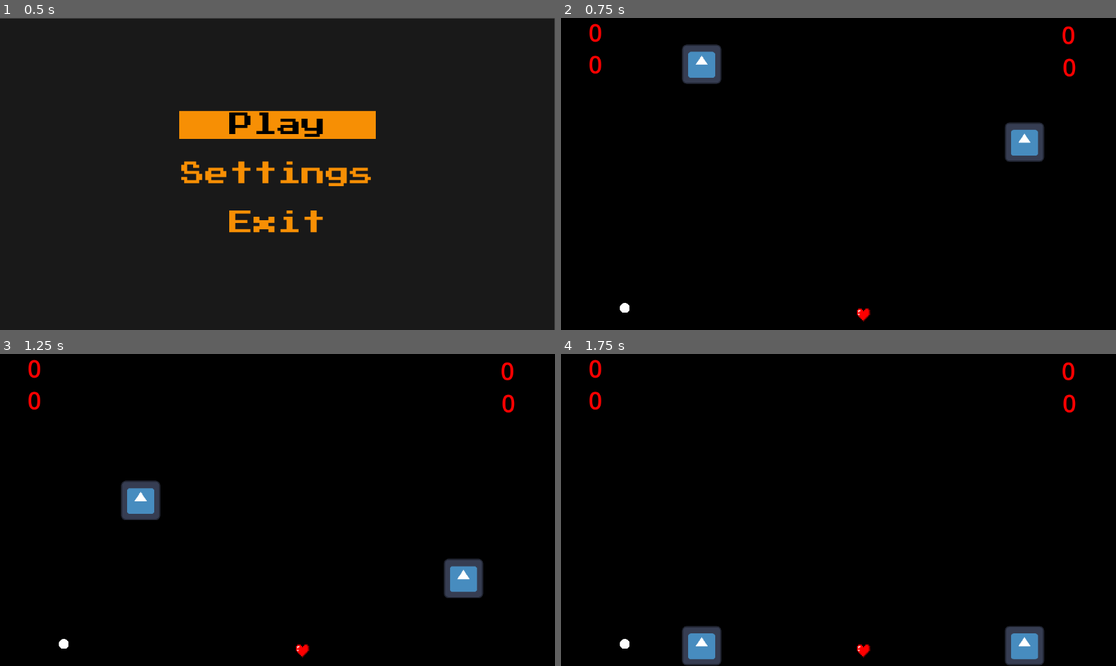
Above: before the commit, frames 1-4 (two rows, left to right).
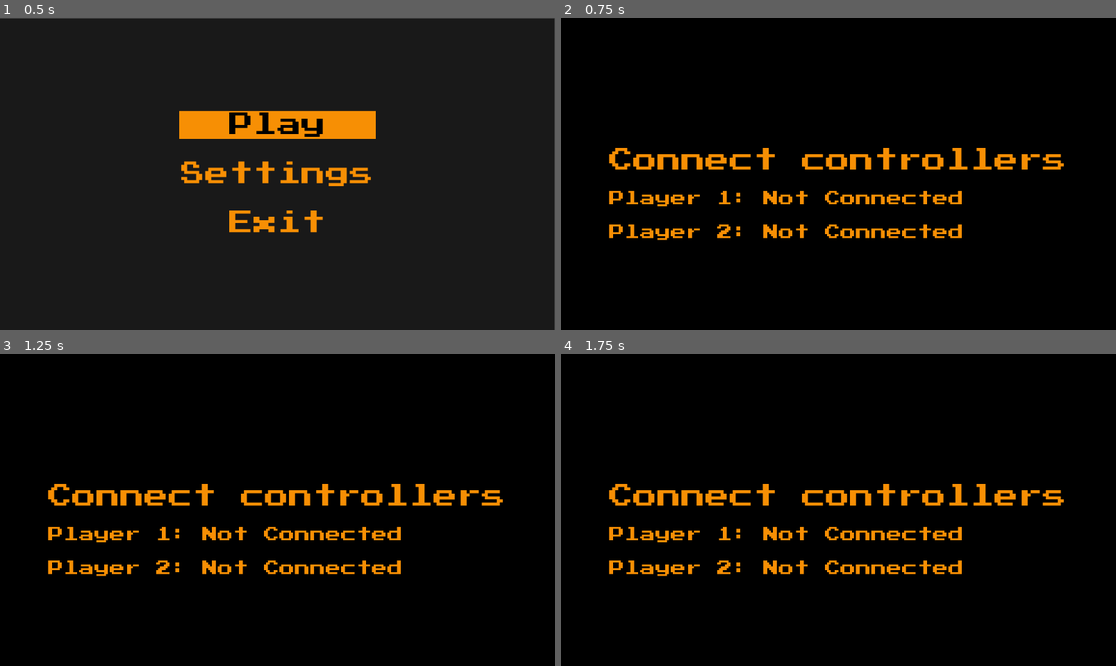
Above: after the commit, the same moments.

Repository: Jakub-Stankiewicz/platformer
Game: Godot game, scene res://scenes/menus/menu.tscn
The game is run twice, just before and just after one commit, with the same random seed, the same clock (stepped at 60 frames per second) and the same inputs. Before the commit the project starts from res://scenes/menu.tscn. The engine's default icon, where the game draws it, is replaced by a stand-in: a white triangle on a blue panel in a dark square.
Inputs (mouse positions are in pixels of both pictures, inside the frame that each line leads up to):
- Up to frame 1 (0.5 s): no input
- Up to frame 2 (0.75 s): click "Play" at 0.5 s
- Up to frame 3 (1.25 s): no input
- Up to frame 4 (1.75 s): tap Enter at 1.25 s; move the mouse to (960, 494) at 1.27 s

Frame 1 is identical in both runs. In frame 2, 6.5% of the frame differs, in the area x 5-93%, y 1-98%; in frame 3, 6.3%; in frame 4, 6.5%, in the area x 5-93%, y 1-100%.

Commit message:
menu laczenia kontrolerow

Diff:
--- a/button.tres
+++ /dev/null
@@ -1,19 +0,0 @@
-[gd_resource type="Theme" load_steps=4 format=3 uid="uid://c08aa77vq0ec"]
-
-[ext_resource type="FontFile" uid="uid://d2bb1ff68dye7" path="res://fonts/PressStart2P.ttf" id="1_updu2"]
-
-[sub_resource type="StyleBoxFlat" id="StyleBoxFlat_hillf"]
-bg_color = Color(0.968627, 0.560784, 0.0156863, 1)
-
-[sub_resource type="StyleBoxFlat" id="StyleBoxFlat_updu2"]
-bg_color = Color(0.968627, 0.560784, 0.0156863, 1)
-
-[resource]
-default_font = ExtResource("1_updu2")
-default_font_size = 50
-/colors/hover = Color(0.968627, 0.560784, 0.0156863, 1)
-/styles/hover = SubResource("StyleBoxFlat_hillf")
-Button/colors/font_color = Color(0.968627, 0.560784, 0.0156863, 1)
-Button/colors/font_focus_color = Color(0, 0, 0, 1)
-Button/colors/font_hover_color = Color(0, 0, 0, 1)
-Button/styles/focus = SubResource("StyleBoxFlat_updu2")
--- a/scenes/arena.tscn
+++ b/scenes/arena.tscn
@@ -1,8 +1,8 @@
 [gd_scene load_steps=6 format=3 uid="uid://cwctnfbv43bmv"]
 
 [ext_resource type="PackedScene" uid="uid://co5be136b4wdf" path="res://scenes/character.tscn" id="1_ddxnd"]
-[ext_resource type="PackedScene" uid="uid://c3chswyfa42rj" path="res://scenes/heart.tscn" id="2_wl4x5"]
-[ext_resource type="PackedScene" uid="uid://bx0l6xxc6f2e0" path="res://scenes/ammoPickup.tscn" id="3_olpmc"]
+[ext_resource type="PackedScene" uid="uid://c3chswyfa42rj" path="res://scenes/pickups/heart.tscn" id="2_wl4x5"]
+[ext_resource type="PackedScene" uid="uid://bx0l6xxc6f2e0" path="res://scenes/pickups/ammoPickup.tscn" id="3_olpmc"]
 
 [sub_resource type="RectangleShape2D" id="RectangleShape2D_q1ey7"]
 size = Vector2(177.25, 770.5)
--- /dev/null
+++ b/scenes/menus/controller_menu.tscn
@@ -0,0 +1,44 @@
+[gd_scene load_steps=3 format=3 uid="uid://d1685d8546wny"]
+
+[ext_resource type="Script" uid="uid://cntrkddg2crp8" path="res://scripts/gamepad.gd" id="1_ksg1k"]
+[ext_resource type="Theme" uid="uid://c08aa77vq0ec" path="res://themes/main.tres" id="2_c7m5u"]
+
+[node name="Controller_menu" type="Node2D"]
+script = ExtResource("1_ksg1k")
+
+[node name="ColorRect" type="ColorRect" parent="."]
+offset_left = -32.0
+offset_top = -3.0
+offset_right = 1238.0
+offset_bottom = 703.0
+color = Color(0, 0, 0, 1)
+
+[node name="CenterContainer" type="CenterContainer" parent="."]
+offset_right = 1150.0
+offset_bottom = 732.0
+size_flags_horizontal = 3
+size_flags_vertical = 3
+
+[node name="VBoxContainer" type="VBoxContainer" parent="CenterContainer"]
+layout_mode = 2
+theme_override_constants/separation = 38
+
+[node name="connect label" type="Label" parent="CenterContainer/VBoxContainer"]
+layout_mode = 2
+theme = ExtResource("2_c7m5u")
+text = "Connect controllers"
+horizontal_alignment = 1
+
+[node name="Player1" type="Label" parent="CenterContainer/VBoxContainer"]
+layout_mode = 2
+theme = ExtResource("2_c7m5u")
+theme_override_font_sizes/font_size = 32
+text = "Player 1: No controller connected
+"
+
+[node name="Player2" type="Label" parent="CenterContainer/VBoxContainer"]
+layout_mode = 2
+theme = ExtResource("2_c7m5u")
+theme_override_font_sizes/font_size = 32
+text = "Player 2: No controller connected
+"
--- a/scenes/menu.tscn
+++ b/scenes/menus/menu.tscn
@@ -1,11 +1,15 @@
 [gd_scene load_steps=3 format=3 uid="uid://r02ab1e2go8q"]
 
 [ext_resource type="Script" uid="uid://dyghotkg3s4h8" path="res://scripts/ui/main_menu.gd" id="1_con2f"]
-[ext_resource type="Theme" uid="uid://c08aa77vq0ec" path="res://button.tres" id="2_con2f"]
+[ext_resource type="Theme" uid="uid://c08aa77vq0ec" path="res://themes/main.tres" id="2_con2f"]
 
-[node name="Menu" type="Node2D"]
+[node name="Menu" type="Control"]
+layout_mode = 3
+anchors_preset = 0
+theme = ExtResource("2_con2f")
 
 [node name="background" type="ColorRect" parent="."]
+layout_mode = 0
 offset_left = -1.0
 offset_top = 1.0
 offset_right = 1151.0
--- /dev/null
+++ b/scripts/gamepad.gd
@@ -0,0 +1,44 @@
+extends Node
+
+@onready var label1 = $CenterContainer/VBoxContainer/Player1
+@onready var label2 = $CenterContainer/VBoxContainer/Player2
+@onready var connect_label = $CenterContainer/VBoxContainer/"connect label"
+
+var player_devices = GameController.player_devices  # e.g. {0: 1, 1: 2} means device 0 = Player 1, device 1 = Player 2
+
+var any_key_pressed := false
+var p1_connected = false
+var p2_connected = false
+var are_2_connected = false
+
+var connected = Input.get_connected_joypads()
+
+func _input(event):
+    if event is InputEventJoypadButton and event.pressed:
+        any_key_pressed = true
+
+func _process(delta):
+    update_gamepad_status_labels()
+
+    if are_2_connected and any_key_pressed:
+        get_tree().change_scene_to_file("res://scenes/arena.tscn")
+
+func update_gamepad_status_labels():
+    connected = Input.get_connected_joypads()  # Returns array of connected device IDs
+    p1_connected = false
+    p2_connected = false
+
+    for device_id in connected:
+        var pid = player_devices.get(device_id, null)
+        if pid == 1:
+            p1_connected = true
+        elif pid == 2:
+            p2_connected = true
+
+    label1.text = "Player 1: Connected" if p1_connected else "Player 1: Not Connected"
+    label2.text = "Player 2: Connected" if p2_connected else "Player 2: Not Connected"
+
+
+    if p1_connected and p2_connected:
+        connect_label.text = "press X to start"
+        are_2_connected = true
--- a/scripts/ui/main_menu.gd
+++ b/scripts/ui/main_menu.gd
@@ -1,11 +1,14 @@
 extends Control
 
+@onready var my_theme = preload("res://themes/main.tres")
 var using_mouse := true
 
 const MOUSE_TIMEOUT := 0.1
 
 
 func _ready():
+	if my_theme:
+		print("theme loaded")
 	for button in $VBoxContainer.get_children():
 		if button is Button:
 			button.focus_mode = Control.FOCUS_ALL
@@ -17,7 +20,7 @@
 
 ## BUTTONS
 func _on_play_pressed() -> void:
-	get_tree().change_scene_to_file("res://scenes/arena.tscn")
+	get_tree().change_scene_to_file("res://scenes/menus/controller_menu.tscn")
 
 
 func _on_exit_pressed() -> void:
--- /dev/null
+++ b/themes/main.tres
@@ -0,0 +1,86 @@
+[gd_resource type="Theme" load_steps=8 format=3 uid="uid://c08aa77vq0ec"]
+
+[ext_resource type="FontFile" uid="uid://d2bb1ff68dye7" path="res://fonts/PressStart2P.ttf" id="1_0avsd"]
+
+[sub_resource type="StyleBoxFlat" id="StyleBoxFlat_hillf"]
+bg_color = Color(0.968627, 0.560784, 0.0156863, 1)
+
+[sub_resource type="StyleBoxFlat" id="StyleBoxFlat_wykhr"]
+content_margin_left = 4.0
+content_margin_top = 4.0
+content_margin_right = 4.0
+content_margin_bottom = 4.0
+bg_color = Color(0.1, 0.1, 0.1, 0.3)
+corner_radius_top_left = 3
+corner_radius_top_right = 3
+corner_radius_bottom_right = 3
+corner_radius_bottom_left = 3
+corner_detail = 5
+
+[sub_resource type="StyleBoxFlat" id="StyleBoxFlat_updu2"]
+bg_color = Color(0.968627, 0.560784, 0.0156863, 1)
+
+[sub_resource type="StyleBoxFlat" id="StyleBoxFlat_78ekx"]
+content_margin_left = 4.0
+content_margin_top = 4.0
+content_margin_right = 4.0
+content_margin_bottom = 4.0
+bg_color = Color(0.225, 0.225, 0.225, 0.6)
+corner_radius_top_left = 3
+corner_radius_top_right = 3
+corner_radius_bottom_right = 3
+corner_radius_bottom_left = 3
+corner_detail = 5
+
+[sub_resource type="StyleBoxFlat" id="StyleBoxFlat_wc0q8"]
+content_margin_left = 4.0
+content_margin_top = 4.0
+content_margin_right = 4.0
+content_margin_bottom = 4.0
+bg_color = Color(0.1, 0.1, 0.1, 0.6)
+corner_radius_top_left = 3
+corner_radius_top_right = 3
+corner_radius_bottom_right = 3
+corner_radius_bottom_left = 3
+corner_detail = 5
+
+[sub_resource type="StyleBoxFlat" id="StyleBoxFlat_7d6gw"]
+content_margin_left = 4.0
+content_margin_top = 4.0
+content_margin_right = 4.0
+content_margin_bottom = 4.0
+bg_color = Color(0, 0, 0, 0.6)
+corner_radius_top_left = 3
+corner_radius_top_right = 3
+corner_radius_bottom_right = 3
+corner_radius_bottom_left = 3
+corner_detail = 5
+
+[resource]
+default_font = ExtResource("1_0avsd")
+default_font_size = 50
+/colors/hover = Color(0.968627, 0.560784, 0.0156863, 1)
+/styles/hover = SubResource("StyleBoxFlat_hillf")
+Button/colors/font_color = Color(0.968627, 0.560784, 0.0156863, 1)
+Button/colors/font_disabled_color = Color(0.875, 0.875, 0.875, 0.5)
+Button/colors/font_focus_color = Color(0, 0, 0, 1)
+Button/colors/font_hover_color = Color(0, 0, 0, 1)
+Button/colors/font_hover_pressed_color = Color(1, 1, 1, 1)
+Button/colors/font_outline_color = Color(0, 0, 0, 1)
+Button/colors/font_pressed_color = Color(1, 1, 1, 1)
+Button/colors/icon_disabled_color = Color(1, 1, 1, 0.4)
+Button/colors/icon_focus_color = Color(1, 1, 1, 1)
+Button/colors/icon_hover_color = Color(1, 1, 1, 1)
+Button/colors/icon_hover_pressed_color = Color(1, 1, 1, 1)
+Button/colors/icon_normal_color = Color(1, 1, 1, 1)
+Button/colors/icon_pressed_color = Color(1, 1, 1, 1)
+Button/constants/align_to_largest_stylebox = 0
+Button/constants/h_separation = 4
+Button/constants/icon_max_width = 0
+Button/constants/outline_size = 0
+Button/styles/disabled = SubResource("StyleBoxFlat_wykhr")
+Button/styles/focus = SubResource("StyleBoxFlat_updu2")
+Button/styles/hover = SubResource("StyleBoxFlat_78ekx")
+Button/styles/normal = SubResource("StyleBoxFlat_wc0q8")
+Button/styles/pressed = SubResource("StyleBoxFlat_7d6gw")
+Label/colors/font_color = Color(0.968627, 0.560784, 0.0156863, 1)
Renamed: scenes/game_controller.tscn -> scenes/autoload/game_controller.tscn
Renamed: scenes/ammoPickup.tscn -> scenes/pickups/ammoPickup.tscn
Renamed: scenes/heart.tscn -> scenes/pickups/heart.tscn
Not shown, added: scripts/gamepad.gd.uid
Renamed: scripts/hud.gd -> scripts/ui/hud.gd
Renamed: scripts/hud.gd.uid -> scripts/ui/hud.gd.uid
